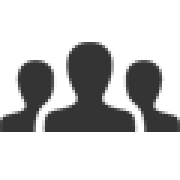
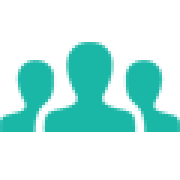
Two versions of the same layered image (w=180, h=180). Layer-by-layer changes:
added layer "Layer 1" above "User" over [0, 42, 180, 132]
